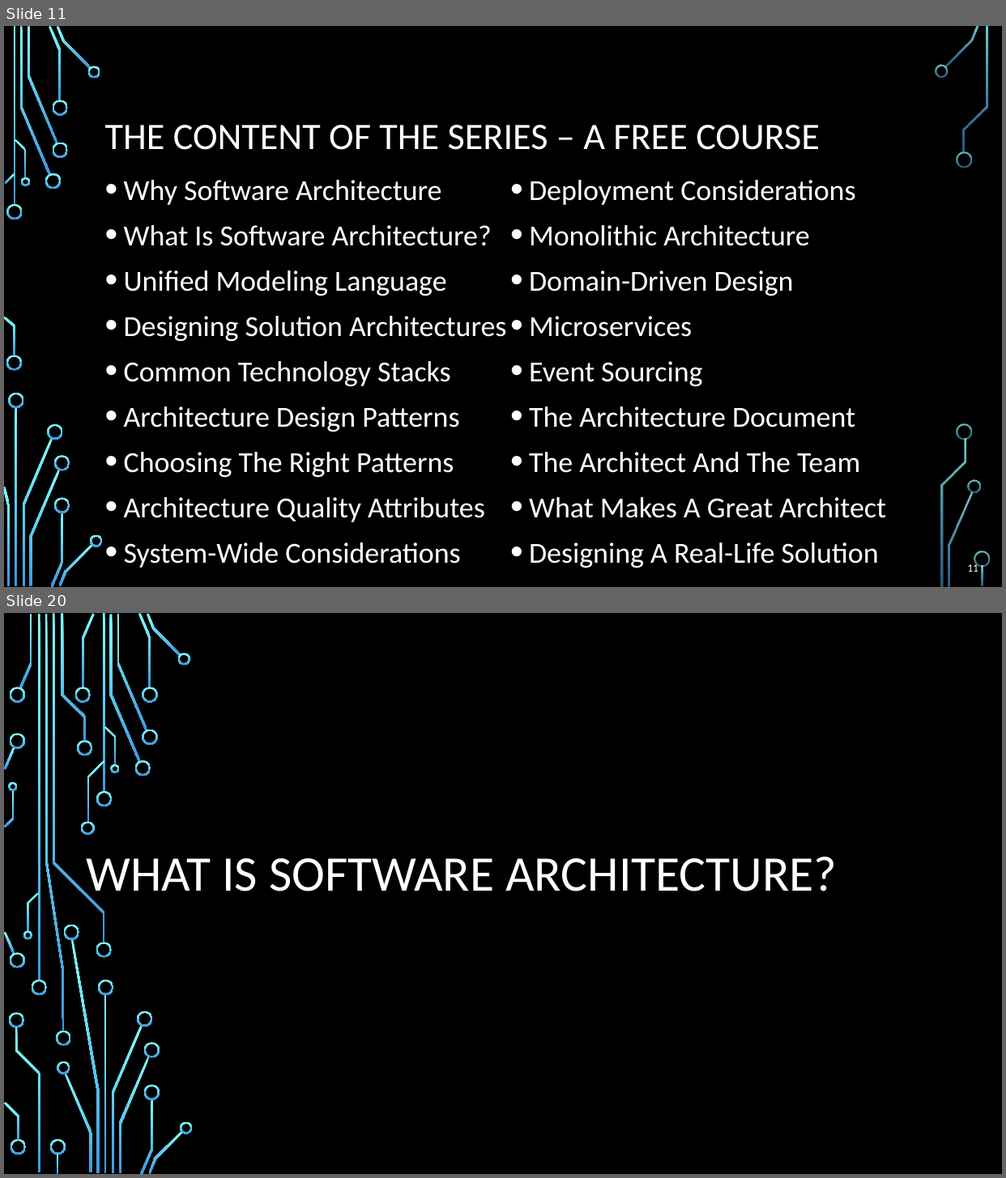
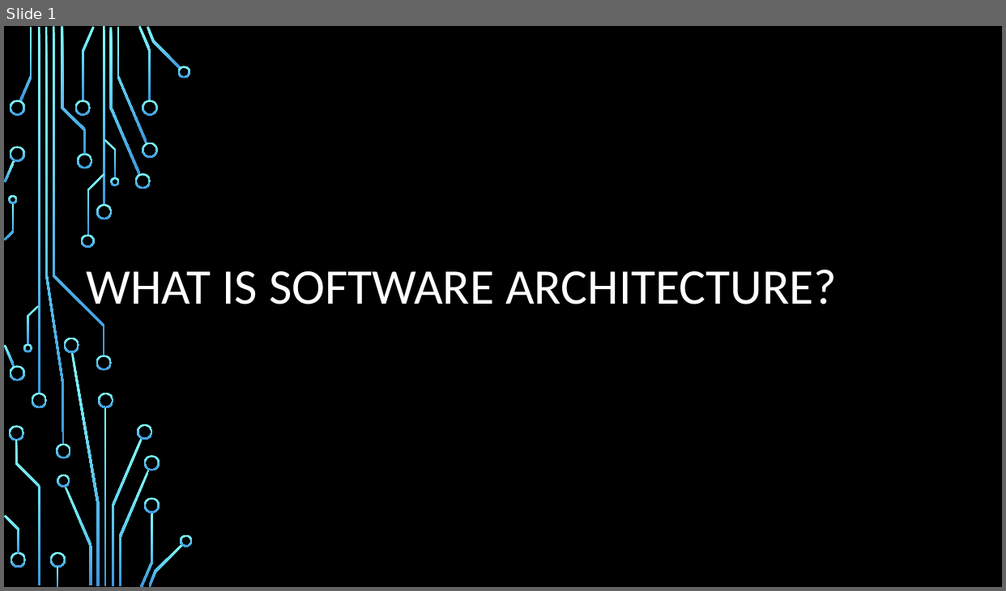
Before and after one commit to profjordanov/doctorate, a slide deck: resources/Software-Architecture-S/Presentation-Part1-Fundamentals-And-Essentials.pptx. Shown one above the other, each under a label of ours: slides 11 and 20 before the commit, slide 1 after it; the slides between them are not shown. The pictures are 1006x1178 and 1006x591 pixels, drawn with LibreOffice and Linux fonts; fonts in the diff are those of the drawing; background and template pictures are left out. Boxes give left, top, right and bottom in pixels: in the first picture for what was removed or moved away, otherwise in the second. Text is boxed around its words. In the diff, an @@ line names an element or a change of style, - is before the commit and + after.

```diff
--- a/resources/Software-Architecture-S/Presentation-Part1-Fundamentals-And-Essentials.pptx
+++ b/resources/Software-Architecture-S/Presentation-Part1-Fundamentals-And-Essentials.pptx
@@ slide 11 removed at bbox=[4, 26, 1002, 587], background picture (left out) @@
@@ title removed at bbox=[105, 125, 820, 150] @@
-THE CONTENT OF THE SERIES – A FREE COURSE
@@ text removed at bbox=[124, 180, 506, 568] @@
-• Why Software Architecture
-• What Is Software Architecture?
-• Unified Modeling Language
-• Designing Solution Architectures
-• Common Technology Stacks
-• Architecture Design Patterns
-• Choosing The Right Patterns
-• Architecture Quality Attributes
-• System-Wide Considerations
@@ text removed at bbox=[529, 180, 886, 568] @@
-• Deployment Considerations
-• Monolithic Architecture
-• Domain-Driven Design
-• Microservices
-• Event Sourcing
-• The Architecture Document
-• The Architect And The Team
-• What Makes A Great Architect
-• Designing A Real-Life Solution
@@ page number removed at bbox=[967, 563, 978, 572] @@
-11
@@ group removed at bbox=[4, 26, 990, 587]: 33 freeform shapes, 3 rectangles @@
@@ what was slide 20 is now slide 1 @@
```
Also in this commit, not shown: 18 other slides removed, 1 other file.
